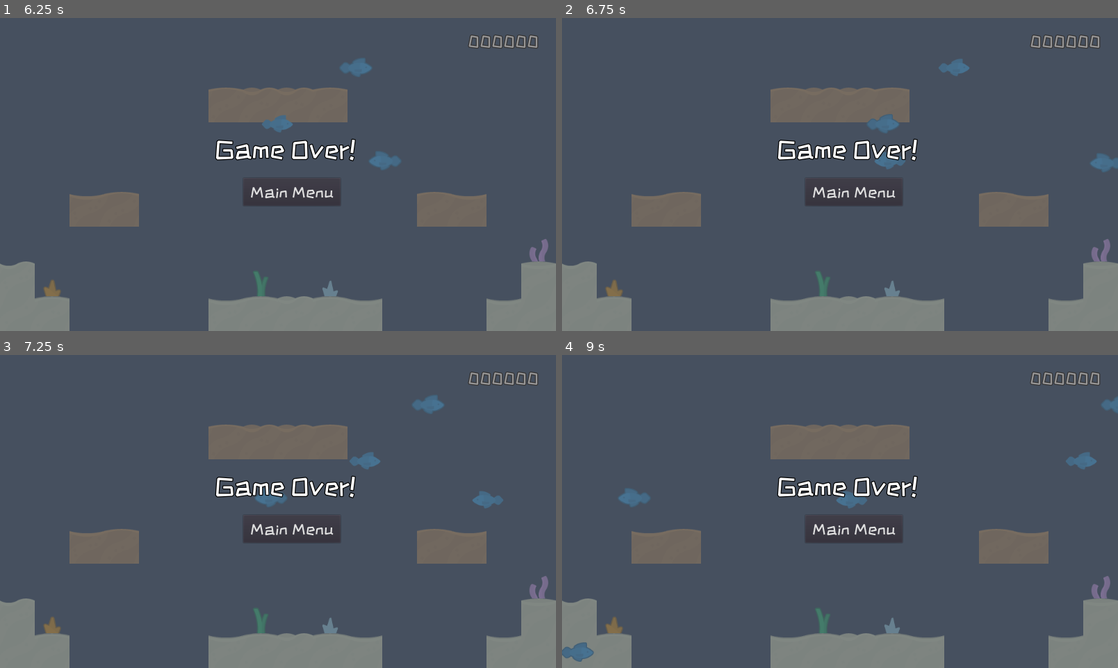
Above: before the commit, frames 1-4 (two rows, left to right).
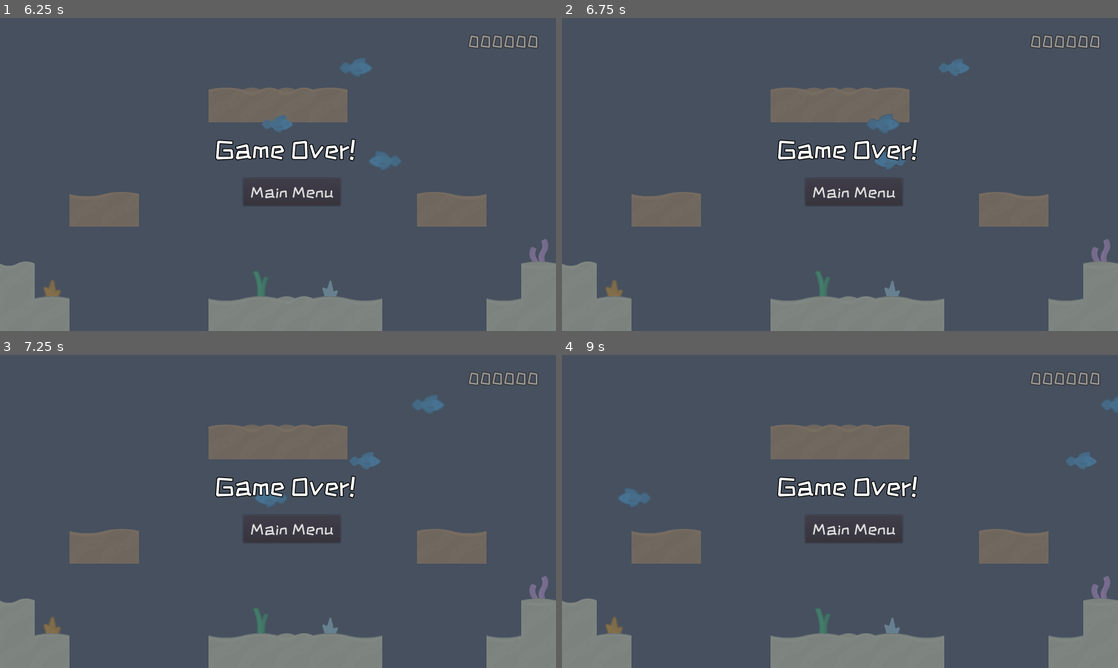
Above: after the commit, the same moments.

Repository: cpvanlue/dive-bug
Game: Godot game, scene res://MainMenu/MainMenu.tscn
Two runs of this game, one before a commit and one after it. Both use one fixed random seed, a clock stepped at 60 frames per second and the inputs below.
Inputs:
- Up to frame 1 (6.25 s): click "Play" at 0.5 s; tap Enter (shoot) at 1.25, 1.35, 3.6, 5.85 s; hold D (right) 1.28-2.78 s; tap Shift (sprint) at 2.1 s; hold A (left) 2.78-3.53 s; tap Space (swim) at 2.85, 5.1 s; hold D (right) 3.53-5.03 s; hold Shift (sprint) 4.28-5.03 s; hold A (left) 5.03-5.78 s; hold D (right) from 5.78 s (still down)
- Up to frame 2 (6.75 s): release D (right) at 6.53 s; hold A (left) from 6.53 s (still down); tap Shift (sprint) at 6.6 s
- Up to frame 3 (7.25 s): keep holding A (left)
- Up to frame 4 (9 s): tap Space (swim) at 7.35 s; release A (left) at 8.03 s; hold D (right) from 8.03 s (still down); tap Enter (shoot) at 8.1 s; hold Shift (sprint) from 8.78 s (still down)

Frame 1 is identical in both runs. In frame 2, 0.2% of the frame differs, in the area x 95-100%, y 43-50%; in frame 3, 0.2%; in frame 4, 0.4%, in the area x 0-55%, y 43-98%.

Commit message:
Fix camera bug and stops enemies spawning on player death

Diff:
--- a/Level/Level.gd
+++ b/Level/Level.gd
@@ -11,6 +11,8 @@
 var score := 0
 
 func _process(_delta: float) -> void:
+	if $Player.position.y < 0:
+		$Player.position.y = 0
 	difficultyIncrease()
 	if spawning:
 		var enemy = preload("res://Enemy/Enemy.tscn").instance().init(enemyHealth, minEnemySpeed, maxEnemySpeed)
@@ -58,6 +60,7 @@
 	$Player.speed = 0
 	$Player.velocity = Vector2(0,0)
 	$Player/Animations/AnimationPlayer.play("death"); yield($Player/Animations/AnimationPlayer, "animation_finished")
+	set_process(false)
 	$Player.queue_free()
 	$CenteredCamera.current = true
 	$CanvasLayer/HUD/GameOver/Visibility.visible = true
--- a/Level/Level.tscn
+++ b/Level/Level.tscn
@@ -1518,12 +1518,11 @@
 [node name="HUD" parent="CanvasLayer" instance=ExtResource( 5 )]
 
 [node name="CenteredCamera" type="Camera2D" parent="."]
-anchor_mode = 0
 zoom = Vector2( 0.8, 0.8 )
 limit_left = 0
 limit_top = 0
-limit_right = 1100
-limit_bottom = 600
+limit_right = 1280
+limit_bottom = 720
 
 [connection signal="player_death" from="Player" to="." method="_on_Player_player_death"]
 [connection signal="body_entered" from="KillZone" to="." method="_on_KillZone_body_entered"]
